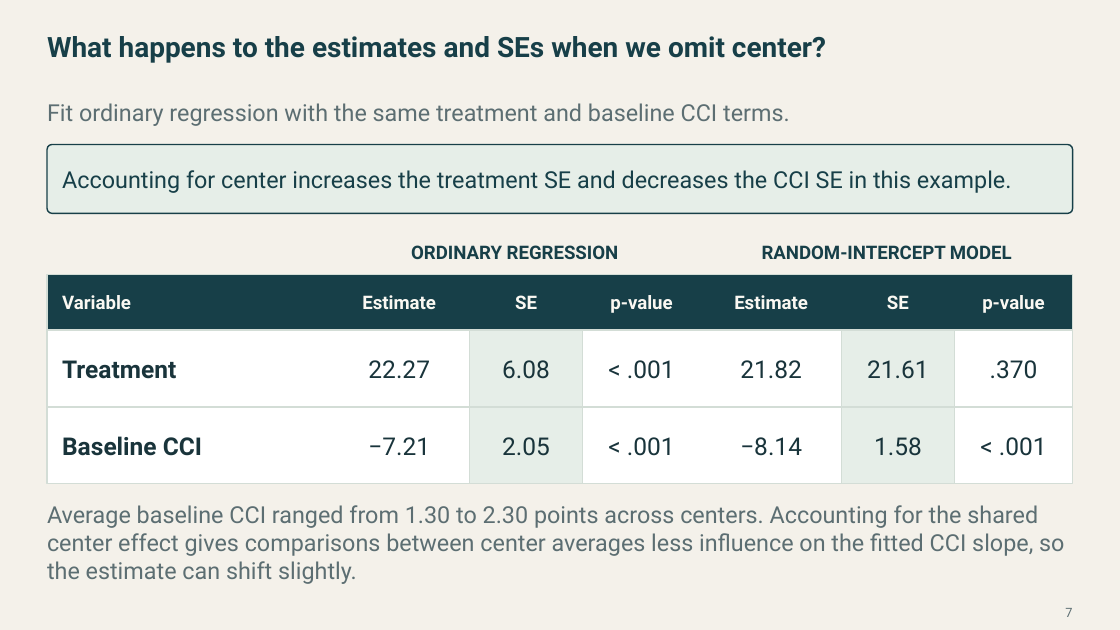
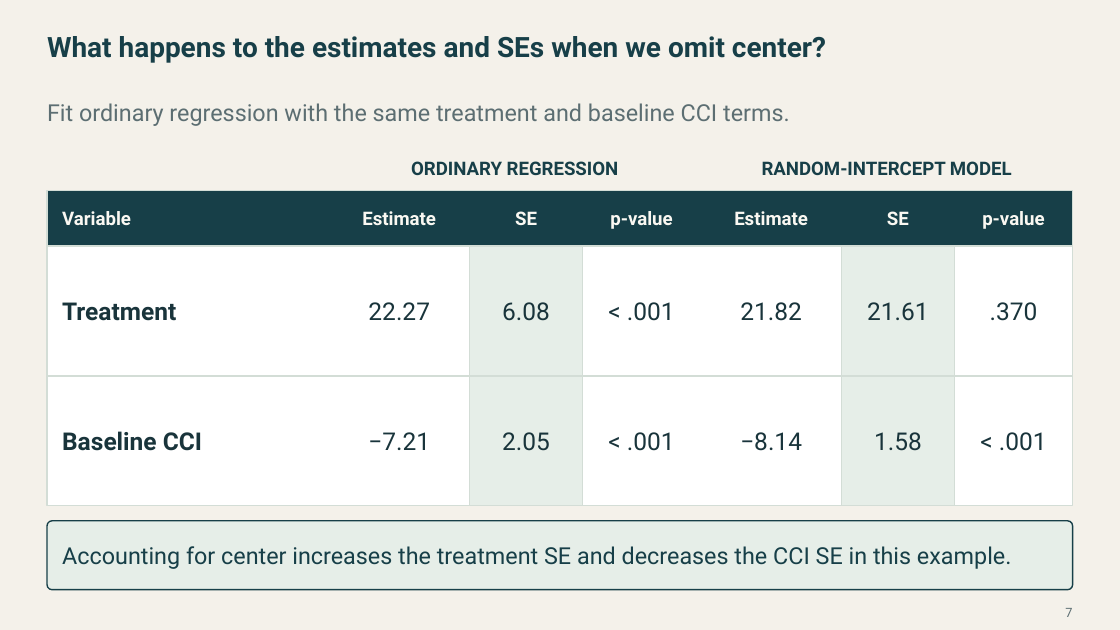
Before and after one commit to Postmus/BeyondMLR, a slide deck: slide 7 of lectures_2627/week3/Beyond_MLR_Week_3.pptx. Drawn at 1120x630 pixels with LibreOffice and Linux fonts; fonts in the diff are those of the drawing. Boxes give left, top, right and bottom in pixels: in the first picture for what was removed or moved away, otherwise in the second. Text is boxed around its words. In the diff, an @@ line names an element or a change of style, - is before the commit and + after.

```diff
--- a/lectures_2627/week3/Beyond_MLR_Week_3.pptx
+++ b/lectures_2627/week3/Beyond_MLR_Week_3.pptx
@@ 9 texts, 1 rectangle: place and size @@
-9 texts, 1 rectangle at <box>47,245,1073,330</box>
+9 texts, 1 rectangle at <box>47,161,1073,246</box>
@@ rectangle: place and size @@
-rectangle at <box>47,330,1073,408</box>
+rectangle at <box>47,246,1073,376</box>
@@ text "Treatment": place and size @@
-text "Treatment" at <box>62,360,176,379</box>
+text "Treatment" at <box>62,302,176,321</box>
@@ text "22.27": place and size @@
-text "22.27" at <box>368,360,430,378</box>
+text "22.27" at <box>368,302,430,320</box>
@@ rectangle: place and size @@
-rectangle at <box>470,330,582,408</box>
+rectangle at <box>470,246,582,376</box>
@@ text "6.08": place and size @@
-text "6.08" at <box>502,360,550,379</box>
+text "6.08" at <box>502,302,550,321</box>
@@ text "< .001": place and size @@
-text "< .001" at <box>627,360,675,379</box>
+text "< .001" at <box>627,302,675,321</box>
@@ text "21.82": place and size @@
-text "21.82" at <box>740,360,802,379</box>
+text "21.82" at <box>740,302,802,321</box>
@@ rectangle: place and size @@
-rectangle at <box>842,330,954,408</box>
+rectangle at <box>842,246,954,376</box>
@@ text "21.61": place and size @@
-text "21.61" at <box>867,360,929,379</box>
+text "21.61" at <box>867,302,929,321</box>
@@ text ".370": place and size @@
-text ".370" at <box>990,360,1038,379</box>
+text ".370" at <box>990,302,1038,321</box>
@@ rectangle: place and size @@
-rectangle at <box>47,407,1073,484</box>
+rectangle at <box>47,376,1073,505</box>
@@ text "Baseline CCI": place and size @@
-text "Baseline CCI" at <box>62,436,202,456</box>
+text "Baseline CCI" at <box>62,431,202,451</box>
@@ text "−7.21": place and size @@
-text "−7.21" at <box>368,437,430,455</box>
+text "−7.21" at <box>368,432,430,450</box>
@@ rectangle: place and size @@
-rectangle at <box>470,407,582,484</box>
+rectangle at <box>470,376,582,505</box>
@@ text "2.05": place and size @@
-text "2.05" at <box>502,437,550,456</box>
+text "2.05" at <box>502,432,550,451</box>
@@ text "< .001": place and size @@
-text "< .001" at <box>627,437,675,456</box>
+text "< .001" at <box>627,432,675,451</box>
@@ text "−8.14": place and size @@
-text "−8.14" at <box>740,437,802,456</box>
+text "−8.14" at <box>740,432,802,451</box>
@@ rectangle: place and size @@
-rectangle at <box>842,407,954,484</box>
+rectangle at <box>842,376,954,505</box>
@@ text "1.58": place and size @@
-text "1.58" at <box>874,437,922,456</box>
+text "1.58" at <box>874,432,922,451</box>
@@ text "< .001": place and size @@
-text "< .001" at <box>999,437,1047,456</box>
+text "< .001" at <box>999,432,1047,451</box>
@@ text removed at <box>47,505,1064,584</box> @@
-Average baseline CCI ranged from 1.30 to 2.30 points across centers. Accounting for the shared center effect gives comparisons between center averages less influence on the fitted CCI slope, so the estimate can shift slightly.
@@ rounded rectangle: place and size @@
-rounded rectangle at <box>47,145,1073,213</box>
+rounded rectangle at <box>47,521,1073,590</box>
@@ text "Accounting for center increases the ...": place and size @@
-text "Accounting for center increases the ..." at <box>62,170,1011,193</box>
+text "Accounting for center increases the ..." at <box>62,546,1011,569</box>
```
Also in this commit, not shown: 10 other slides changed, 1 slide added, 1 slide removed, 13 other files.
